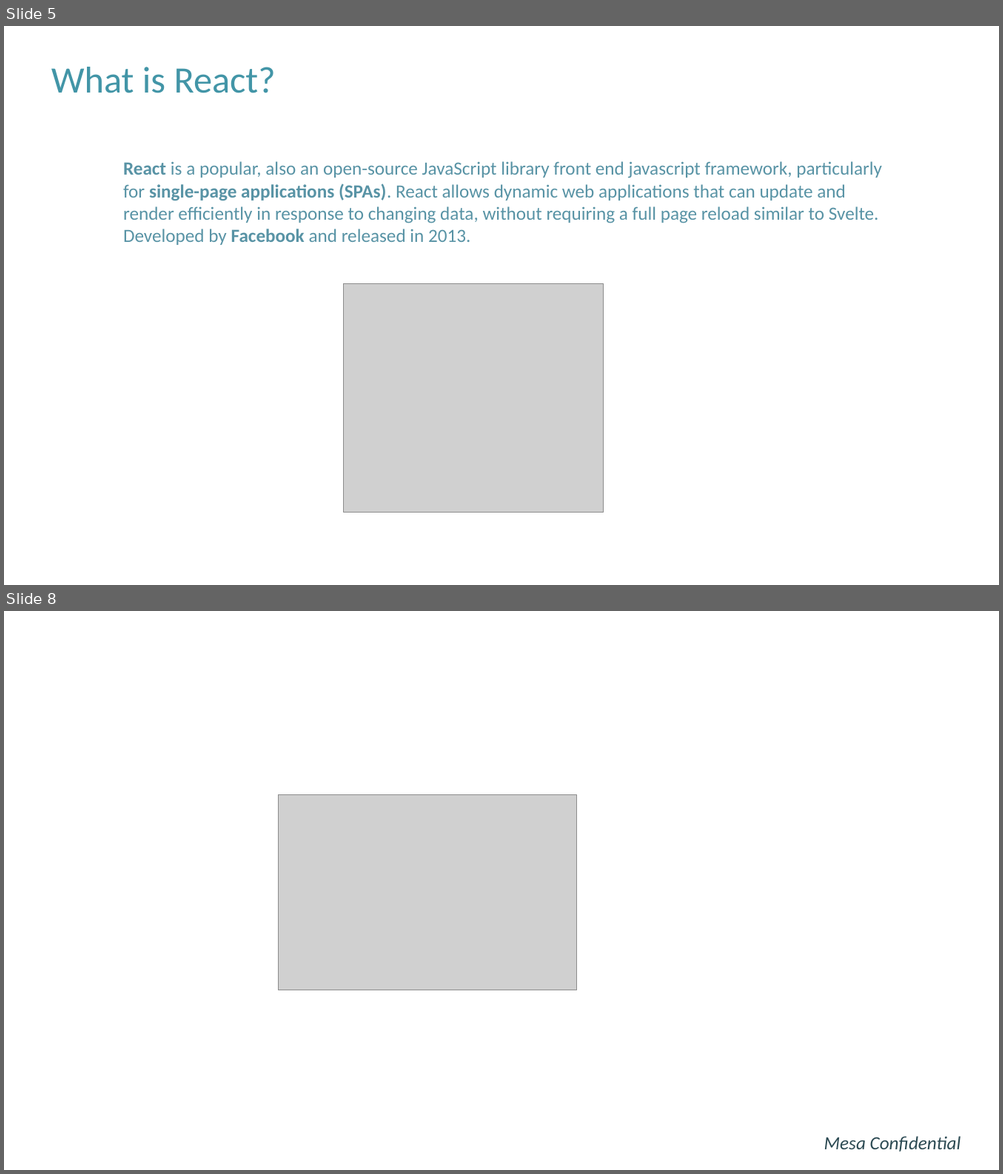
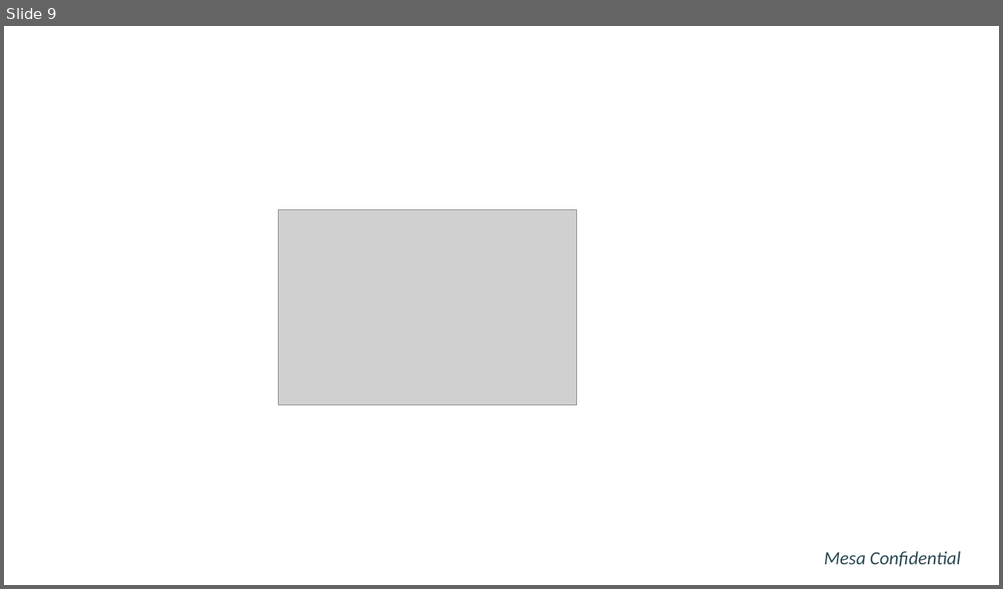
Before and after one commit to hunghpham/MVP-Application-Sensor-Telemetry-System, a slide deck: Power Point Slides/Tailwind vs Bootstrap.pptx. Shown one above the other, each under a label of ours: slides 5 and 8 before the commit, slide 9 after it; the slides between them are not shown. The pictures are 1003x1174 and 1003x589 pixels, drawn with LibreOffice and Linux fonts; fonts in the diff are those of the drawing; grey boxes stand for pictures; background and template pictures are left out. Boxes give left, top, right and bottom in pixels: in the first picture for what was removed or moved away, otherwise in the second. Text is boxed around its words. In the diff, an @@ line names an element or a change of style, - is before the commit and + after.

```diff
--- a/Power Point Slides/Tailwind vs Bootstrap.pptx
+++ b/Power Point Slides/Tailwind vs Bootstrap.pptx
@@ slide 5 removed at [4,26,999,585], background #FFFFFF @@
@@ title removed at [51,67,276,93] @@
-What is React?
@@ text removed at [123,161,882,245] @@
-  React is a popular, also an open-source JavaScript library front end javascript framework, particularly for single-page applications (SPAs). React allows dynamic web applications that can update and render efficiently in response to changing data, without requiring a full page reload similar to Svelte. Developed by Facebook and released in 2013.
@@ picture removed at [344,284,603,512] @@
@@ what was slide 8 is now slide 9 @@
```
Also in this commit, not shown: 5 slides changed, 3 slides added, 1 other slide removed, 19 other files.
